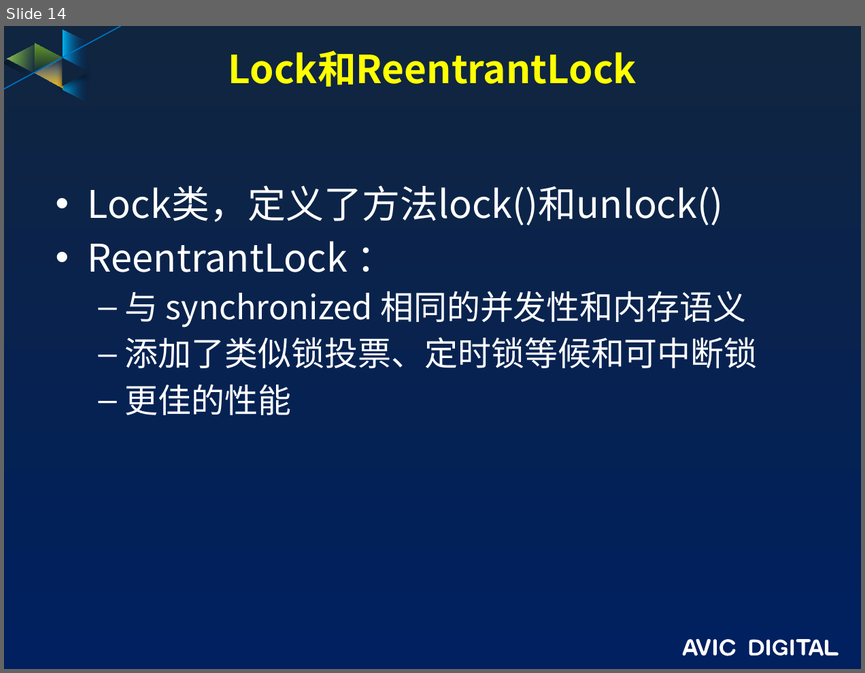
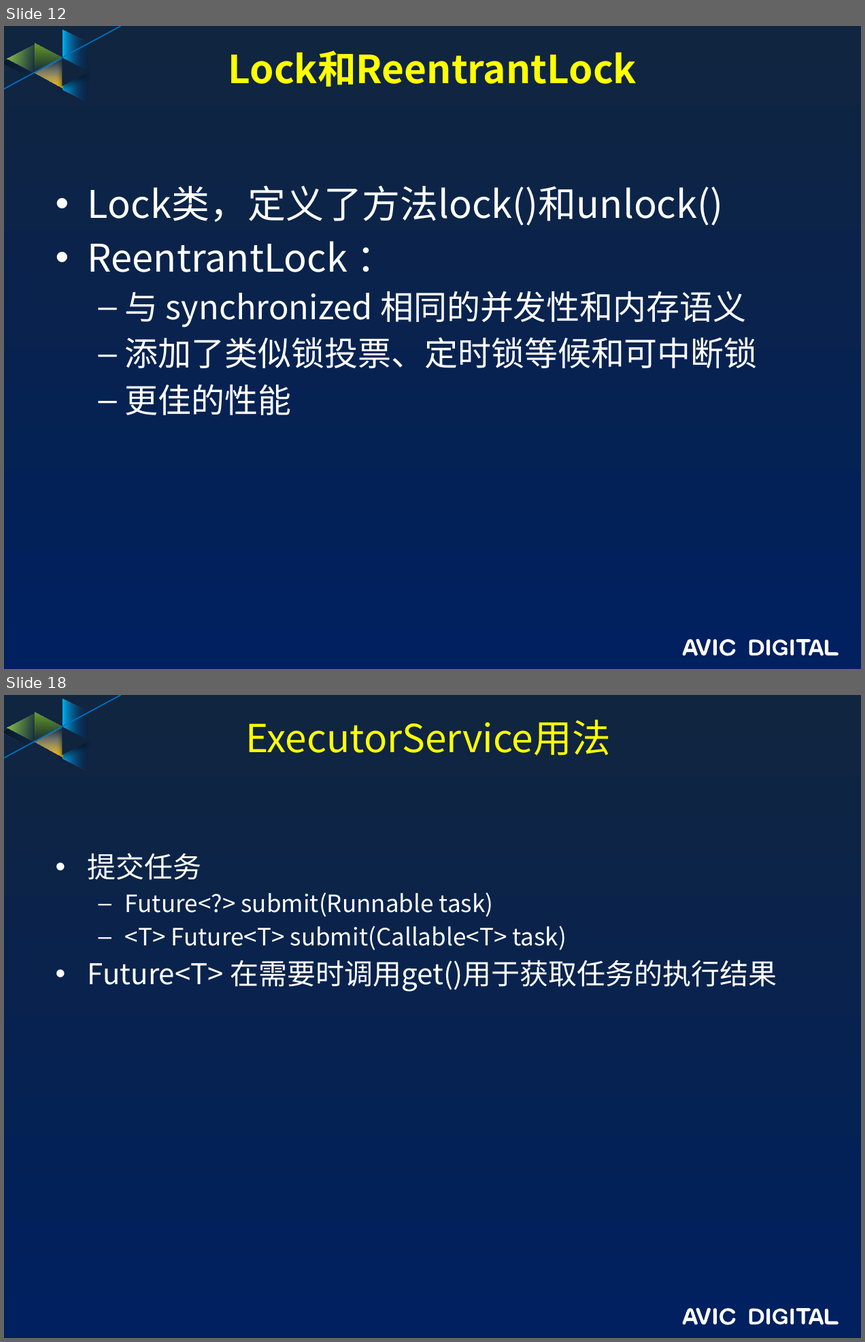
Before and after one commit to guofengzh/java-way, a slide deck: java/docs/13.java-线程.pptx. Shown one above the other, each under a label of ours: slide 14 before the commit, slides 12 and 18 after it; the slides between them are not shown. The pictures are 865x673 and 865x1342 pixels, drawn with LibreOffice and Linux fonts; fonts in the diff are those of the drawing; background and template pictures are left out. Boxes give left, top, right and bottom in pixels: in the first picture for what was removed or moved away, otherwise in the second. Text is boxed around its words. In the diff, an @@ line names an element or a change of style, - is before the commit and + after.

```diff
--- a/java/docs/13.java-线程.pptx
+++ b/java/docs/13.java-线程.pptx
@@ slide 18 added at (x1=4, y1=695, x2=861, y2=1338), background gradient #10253F to #002060; not listed: 17 template elements that a slide beside it also shows @@
@@ title added at (x1=245, y1=719, x2=611, y2=756), 32.4 pt, text #FFFF00 @@
+ExecutorService用法
@@ text added at (x1=88, y1=853, x2=776, y2=991), 20 pt, text #FFFFFF @@
+• 提交任务
+  – Future<?> submit(Runnable task)
+  – <T> Future<T> submit(Callable<T> task)
+• Future<T> 在需要时调用get()用于获取任务的执行结果
@@ what was slide 14 is now slide 12 @@
```
Also in this commit, not shown: 1 slide changed, 14 other slides added, 5 slides removed.
